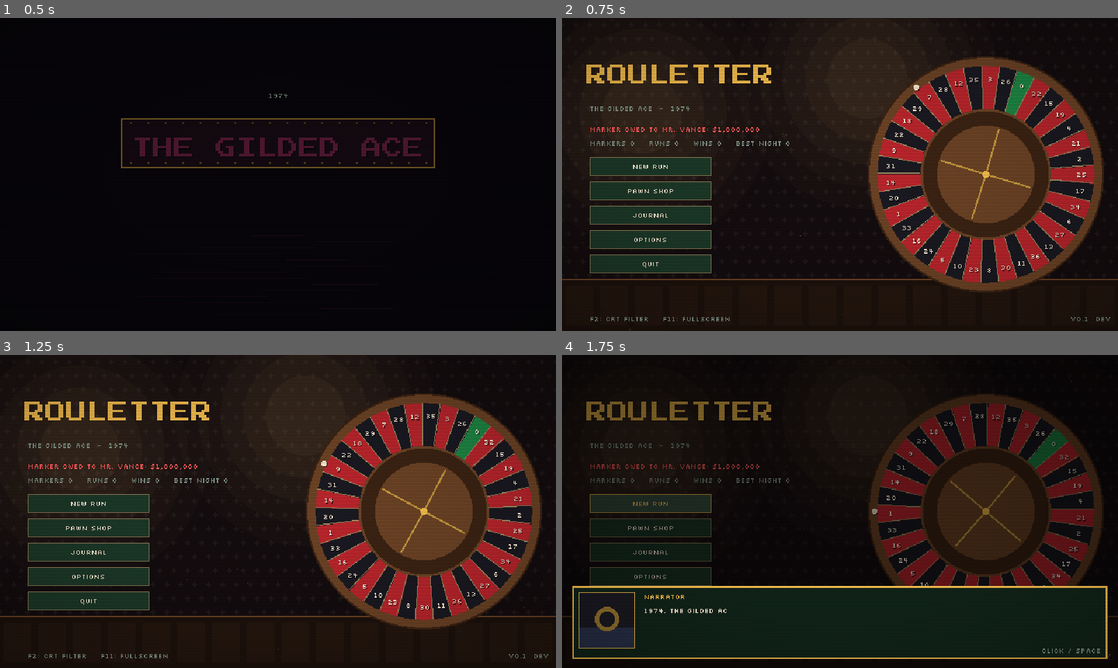
Above: before the commit, frames 1-4 (two rows, left to right).
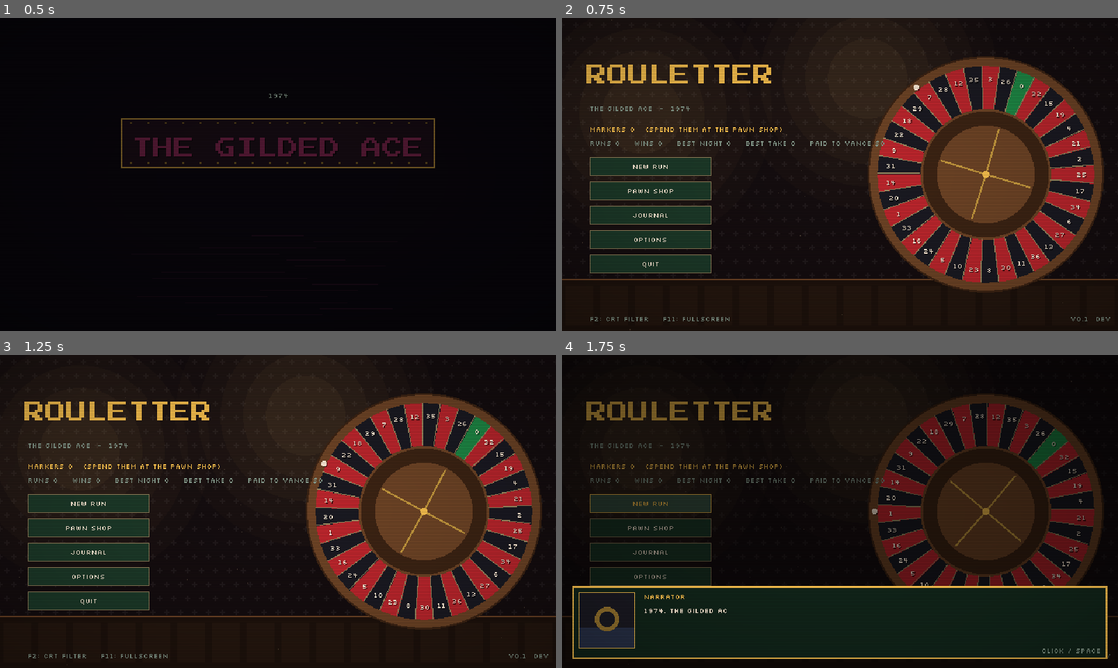
Above: after the commit, the same moments.

Repository: sugnauk/Rouletter
Game: Godot game, scene res://scenes/main.tscn
Same seed, same stepped clock (60 frames per second), same inputs: the game is played once before the commit and once after it.
Inputs (mouse positions are in pixels of both pictures, inside the frame that each line leads up to):
- Up to frame 1 (0.5 s): no input
- Up to frame 2 (0.75 s): tap Enter at 0.5, 0.6 s; click (840, 174) at 0.67 s
- Up to frame 3 (1.25 s): tap Space at 0.77 s
- Up to frame 4 (1.75 s): click "New Run" at 1.25 s

Frame 1 is identical in both runs. In frame 2, 0.5% of the frame differs, in the area x 5-58%, y 34-42%; in frame 3, 0.5%; in frame 4, 0.5%.

Commit message:
Each run is its own marker: HUD shows what's left, loading cards and end screen show what was paid; lifetime debt removed from the title; story beats follow progress
Co-Authored-By: Claude Opus 5.5 <noreply@anthropic.com>
Claude-Session: https://claude.ai/code/session_013q6d3yRkHgTahmnKYGjD8n

Diff:
--- a/core/content.gd
+++ b/core/content.gd
@@ -99,9 +99,10 @@
 const MOMENTUM_STEP := 0.25               ## Momentum: +25% per scoring spin in a row
 
 # --- Meta ------------------------------------------------------------------------------
-const DEBT_START := 1000000
-const ACT2_DEBT := 5000000               ## the Floor Above's marker, opened when Act I is paid
-const DEBT_PER_TAKE := 100               ## each point of Take pays $100 of the marker
+## Every run is one marker owed to Mr. Vance; each table cleared pays its share (weighted by
+## that table's payment). Clearing the last night pays it in full.
+const MARKER_ACT1 := 1000000
+const MARKER_ACT2 := 5000000             ## Act II (and endless) runs carry the Floor Above's marker
 const MARKERS_PER_NIGHT := 1
 const MARKERS_VICTORY := 3
 
--- a/core/profile.gd
+++ b/core/profile.gd
@@ -1,5 +1,6 @@
 extends RefCounted
-## Persistent meta-progression between runs: the debt, Markers, unlocks, story beats.
+## Persistent meta-progression between runs: Markers, unlocks, story beats, stats, options.
+## (The debt itself belongs to each run: see RunState.marker_total.)
 ## Plain data + JSON so tests can round-trip it to any path.
 
 const Content := preload("res://core/content.gd")
@@ -7,14 +8,14 @@
 
 const DEFAULT_PATH := "user://profile.json"
 
-var debt: int = Content.DEBT_START
 var markers: int = 0
 var unlocked: Array = []
 var seen_beats: Array = []
 var runs: int = 0
 var wins: int = 0
 var best_night: int = 0
-var debt2: int = Content.ACT2_DEBT      ## Act II marker (the Floor Above)
+var total_paid: int = 0      ## lifetime dollars paid on markers (a stat)
+var best_take: int = 0       ## best single-run Take (a stat)
 var act2_runs: int = 0
 var act2_wins: int = 0
 ## Player options (Options screen). Missing keys fall back to these defaults.
@@ -67,23 +68,20 @@
 	return false
 
 
-## Act II opens once Act I's marker is paid (or its epilogue has played).
+## Act II opens once you have won an Act I run (paid a marker in full).
 func act2_unlocked() -> bool:
-	return debt <= 0 or "free" in seen_beats
+	return wins > 0 or "free" in seen_beats
 
 
-## Called once when a run ends. Take pays Act I's marker first, then Act II's.
-func record_run(nights_cleared: int, total_take: float, won: bool, acts: int = 1) -> Dictionary:
+## Called once when a run ends. `paid` is how much of that run's marker was paid off.
+func record_run(nights_cleared: int, total_take: float, won: bool, acts: int = 1, paid: int = 0) -> Dictionary:
 	runs += 1
-	if acts == 2:
+	if acts >= 2:
 		act2_runs += 1
 		if won:
 			act2_wins += 1
-	var paid := int(total_take) * Content.DEBT_PER_TAKE
-	var to_first := mini(paid, debt)
-	debt -= to_first
-	if paid > to_first and act2_unlocked():
-		debt2 = maxi(0, debt2 - (paid - to_first))
+	total_paid += paid
+	best_take = maxi(best_take, int(total_take))
 	var earned := nights_cleared * Content.MARKERS_PER_NIGHT + (Content.MARKERS_VICTORY if won else 0)
 	markers += earned
 	if won:
@@ -93,13 +91,12 @@
 
 
 func to_dict() -> Dictionary:
-	return {"debt": debt, "markers": markers, "unlocked": unlocked, "seen_beats": seen_beats,
+	return {"markers": markers, "unlocked": unlocked, "seen_beats": seen_beats,
 		"runs": runs, "wins": wins, "best_night": best_night,
-		"debt2": debt2, "act2_runs": act2_runs, "act2_wins": act2_wins, "settings": settings}
+		"total_paid": total_paid, "best_take": best_take, "act2_runs": act2_runs, "act2_wins": act2_wins, "settings": settings}
 
 
 func from_dict(d: Dictionary) -> void:
-	debt = int(d.get("debt", Content.DEBT_START))
 	markers = int(d.get("markers", 0))
 	unlocked = d.get("unlocked", default_unlocks())
 	for id in default_unlocks():  # new free content added since the save
@@ -109,7 +106,8 @@
 	runs = int(d.get("runs", 0))
 	wins = int(d.get("wins", 0))
 	best_night = int(d.get("best_night", 0))
-	debt2 = int(d.get("debt2", Content.ACT2_DEBT))
+	total_paid = int(d.get("total_paid", 0))
+	best_take = int(d.get("best_take", 0))
 	act2_runs = int(d.get("act2_runs", 0))
 	act2_wins = int(d.get("act2_wins", 0))
 	settings = DEFAULT_SETTINGS.duplicate()
--- a/core/run_state.gd
+++ b/core/run_state.gd
@@ -159,6 +159,38 @@
 		2:
 			return Content.ACT2_NIGHTS
 	return 1 << 30  # endless
+
+
+# --- The run's marker: what you owe Mr. Vance tonight ------------------------------------
+
+func marker_total() -> int:
+	return Content.MARKER_ACT1 if acts == 1 else Content.MARKER_ACT2
+
+
+## Each table's share of the marker is its base payment over the whole run's payments.
+func _marker_weight_total() -> float:
+	var t := 0.0
+	for n in range(mini(nights_total(), Content.ACT2_NIGHTS)):
+		for x in Content.targets_for(n):
+			t += x
+	return t
+
+
+## Dollars paid so far: every table cleared before the current one (all of them on a win).
+func marker_paid() -> int:
+	if phase == Phase.VICTORY:
+		return marker_total()
+	var w := 0.0
+	for n in range(night + 1):
+		var tg: Array = Content.targets_for(n)
+		for i in range(3):
+			if n < night or i < table_idx:
+				w += tg[i]
+	return int(round(marker_total() * w / _marker_weight_total() / 1000.0)) * 1000
+
+
+func marker_left() -> int:
+	return maxi(0, marker_total() - marker_paid())
 
 
 func endless() -> bool:
--- a/core/story.gd
+++ b/core/story.gd
@@ -20,11 +20,12 @@
 ]
 
 ## Between runs, on the end screen. A beat plays once every condition holds:
-##   debt <= `debt`, runs >= `after_runs`, best_night >= `best_night`, wins >= `wins`,
-##   wins <= `max_wins`.
+##   runs >= `after_runs`, best_night >= `best_night`, wins >= `wins`, wins <= `max_wins`,
+##   act2_runs >= `act2_runs`, act2_wins >= `act2_wins`.
+## (Each run is its own marker now, so beats follow your progress, not a lifetime debt.)
 const BEATS := [
-	{"id": "first_night", "title": "The Alley", "debt": 1000000, "after_runs": 1, "lines": [
-		{"speaker": "Narrator", "text": "You wake up in the alley behind the Ace. Your pockets are lighter. The marker isn't."},
+	{"id": "first_night", "title": "The Alley", "after_runs": 1, "lines": [
+		{"speaker": "Narrator", "text": "You wake up in the alley behind the Ace. Your pockets are lighter. Somewhere inside, a fresh marker is already drawn up."},
 		{"speaker": "Mr. Vance", "text": "Back so soon? Good. The vig doesn't sleep either."}]},
 	{"id": "first_enforcer", "title": "Lucky Lou", "best_night": 1, "lines": [
 		{"speaker": "Lucky Lou", "text": "You walked away from one of Vance's people. Nobody walks away. They limp, at best."},
@@ -33,7 +34,7 @@
 	{"id": "regular", "title": "A Regular", "after_runs": 3, "lines": [
 		{"speaker": "Dolores", "text": "Cigarettes, cigars... you again? Third night running. You're practically furniture."},
 		{"speaker": "Dolores", "text": "Word of advice, sugar. Vance doesn't mind losers. He minds people who stop coming back."}]},
-	{"id": "nine_hundred", "title": "He Prints the Felt", "debt": 900000, "lines": [
+	{"id": "nine_hundred", "title": "He Prints the Felt", "after_runs": 2, "lines": [
 		{"speaker": "Dolores", "text": "You're the one paying Vance in chips? Folks say he never rigs a wheel."},
 		{"speaker": "Dolores", "text": "He doesn't need to. He prints the felt."}]},
 	{"id": "first_win", "title": "A Full Night", "wins": 1, "lines": [
@@ -44,19 +45,19 @@
 		{"speaker": "Big Sal", "text": "Six nights and you ain't finished one. Boss is starting to talk about you like a lamp."},
 		{"speaker": "Big Sal", "text": "Part of the décor. Lights up, goes out. Gets plugged back in."},
 		{"speaker": "Lucky Lou", "text": "Don't listen to him. Watch the felt, not the wheel. Build something that pays when you're wrong."}]},
-	{"id": "three_quarters", "title": "Fifth Street", "debt": 750000, "lines": [
+	{"id": "three_quarters", "title": "Fifth Street", "best_night": 2, "lines": [
 		{"speaker": "Abe", "text": "I've been saving the good stock for you. Don't tell the others. I tell all the others that."},
-		{"speaker": "Mr. Vance", "text": "Three quarters. You're becoming expensive to keep around."}]},
-	{"id": "half", "title": "Upstairs", "debt": 500000, "lines": [
-		{"speaker": "Big Sal", "text": "Half paid. Vance is moving you upstairs. Nobody comes back from upstairs."},
+		{"speaker": "Mr. Vance", "text": "Three nights deep. You're becoming expensive to keep around."}]},
+	{"id": "half", "title": "Upstairs", "best_night": 3, "lines": [
+		{"speaker": "Big Sal", "text": "Four nights at his tables. Vance is talking about moving you upstairs. Nobody comes back from upstairs."},
 		{"speaker": "Narrator", "text": "Above the casino floor, a private room. Its wheel has no numbers you recognise."}]},
-	{"id": "lou_out", "title": "Almost Even", "debt": 400000, "lines": [
+	{"id": "lou_out", "title": "Almost Even", "after_runs": 8, "lines": [
 		{"speaker": "Dolores", "text": "Lou's gone. Paid off his marker last night, every cent. Walked out the front door."},
 		{"speaker": "Dolores", "text": "Then he walked right back in. Said the street felt too quiet."},
 		{"speaker": "Lucky Lou", "text": "Almost even was a good place, kid. You can see both doors from there."}]},
-	{"id": "quarter", "title": "Patience", "debt": 250000, "lines": [
+	{"id": "quarter", "title": "Patience", "after_runs": 12, "lines": [
 		{"speaker": "Mr. Vance", "text": "You know what the house edge really is? Patience. Mine is running out."}]},
-	{"id": "free", "title": "Act I: Paid in Full", "debt": 0, "lines": [
+	{"id": "free", "title": "Act I: Paid in Full", "wins": 1, "lines": [
 		{"speaker": "Narrator", "text": "The last chip crosses the felt. The cashier counts twice. Then a third time, for Vance."},
 		{"speaker": "Mr. Vance", "text": "Paid in full. Here's your marker back. Frame it. Most people only see theirs on a tombstone."},
 		{"speaker": "Dolores", "text": "You're free, sugar. You know what free people do at four in the morning?"},
@@ -71,10 +72,10 @@
 		{"speaker": "Mr. Vance", "text": "Nobody has beaten me at my own table since 1959. I want you to know I remember his name."},
 		{"speaker": "Mr. Vance", "text": "I'm going to remember yours too. That isn't a compliment."},
 		{"speaker": "Dolores", "text": "He poured you a drink. He doesn't pour drinks. I've worked here eleven years."}]},
-	{"id": "act2_half", "title": "Half the Floor", "debt2": 2500000, "lines": [
+	{"id": "act2_half", "title": "Half the Floor", "act2_runs": 3, "lines": [
 		{"speaker": "Lucky Lou", "text": "They let me up here once. I lasted four spins. You're making it look like a job."},
 		{"speaker": "Lucky Lou", "text": "Careful. In this building, when it looks like a job, it usually is one."}]},
-	{"id": "act2_free", "title": "Act II: The House", "debt2": 0, "lines": [
+	{"id": "act2_free", "title": "Act II: The House", "act2_wins": 2, "lines": [
 		{"speaker": "Narrator", "text": "The second marker burns in an ashtray on Vance's desk. He watches it the whole way down."},
 		{"speaker": "Mr. Vance", "text": "You know what you are now? You're the house. Everyone who sits at that wheel is playing against you."},
 		{"speaker": "Mr. Vance", "text": "The wheel is honest. I insisted on it. Now you get to find out why."},
@@ -163,8 +164,6 @@
 
 
 static func _holds(b: Dictionary, profile) -> bool:
-	if profile.debt > b.get("debt", 1 << 40):
-		return false
 	if profile.runs < b.get("after_runs", 1):
 		return false
 	if profile.best_night < b.get("best_night", 0):
@@ -172,8 +171,6 @@
 	if profile.wins < b.get("wins", 0):
 		return false
 	if b.has("max_wins") and profile.wins > b.max_wins:
-		return false
-	if profile.debt2 > b.get("debt2", 1 << 40):
 		return false
 	if profile.act2_wins < b.get("act2_wins", 0):
 		return false
--- a/scenes/main.gd
+++ b/scenes/main.gd
@@ -170,6 +170,8 @@
 		return ["NIGHT %d" % (run.night + 1), "%s  -  %s" % [e.name, e.desc], P.DANGER if not e.get("final", false) else P.GOLD]
 	if run.upstairs() and run.table_idx == 0:
 		return ["NIGHT %d" % (run.night + 1), "The Floor Above  -  %s  -  pay %d" % [run.table_name(), run.table.target], P.VIOLET]
+	if run.table_idx == 0:
+		return ["NIGHT %d" % (run.night + 1), "%s table  -  pay %d  -  marker $%s left" % [run.table_name(), run.table.target, P.money(run.marker_left())], P.GOLD]
 	return ["NIGHT %d" % (run.night + 1), "%s table  -  pay %d" % [run.table_name(), run.table.target], P.GOLD]
 
 
@@ -235,9 +237,10 @@
 
 func _on_run_ended(won: bool) -> void:
 	delete_saved_run()
-	var res: Dictionary = profile.record_run(run.nights_cleared, run.total_take, won, run.acts)
+	var paid: int = run.marker_paid()
+	var res: Dictionary = profile.record_run(run.nights_cleared, run.total_take, won, run.acts, paid)
 	last_summary = {"won": won, "take": run.total_take, "nights": run.nights_cleared,
-		"paid": res.paid, "markers": res.markers}
+		"paid": paid, "marker": run.marker_total(), "markers": res.markers}
 	save_profile()
 
 
--- a/scenes/screens/end_screen.gd
+++ b/scenes/screens/end_screen.gd
@@ -1,5 +1,5 @@
 extends Control
-## Run summary: what the night paid toward the marker, Markers earned, then any story beats.
+## Run summary: how much of the run's marker was paid, Markers earned, then any story beats.
 
 const P := preload("res://scenes/ui/palette.gd")
 const Story := preload("res://core/story.gd")
@@ -31,14 +31,14 @@
 	title_lbl.text = ("THE OWNER FALLS" if main.run.acts == 2 else "PAID IN FULL") if won else "THE HOUSE COLLECTS"
 	title_lbl.add_theme_color_override("font_color", P.GOLD if won else P.DANGER)
 	msg_lbl.text = main.run.message
-	stats_lbl.text = "\n".join(["Wheel", "Nights cleared", "Total Take", "Paid on marker", "Markers earned", "Still owed"])
+	stats_lbl.text = "\n".join(["Wheel", "Nights cleared", "Total Take", "Marker paid", "Left unpaid", "Markers earned"])
 	values_lbl.text = "\n".join([
 		main.run.felt.board.def.name,
 		("%d (endless)" % s.get("nights", 0)) if main.run.endless() else "%d / %d" % [s.get("nights", 0), main.run.nights_total()],
 		str(int(s.get("take", 0.0))),
-		"$" + P.money(s.get("paid", 0)),
+		"$%s of $%s" % [P.money(s.get("paid", 0)), P.money(s.get("marker", 0))],
+		"$" + P.money(maxi(0, s.get("marker", 0) - s.get("paid", 0))),
 		"%d   (now %d)" % [s.get("markers", 0), main.profile.markers],
-		"$" + P.money(main.profile.debt) + ("   (Act II: $%s)" % P.money(main.profile.debt2) if main.profile.act2_unlocked() else ""),
 	])
 
 
--- a/scenes/screens/table_screen.gd
+++ b/scenes/screens/table_screen.gd
@@ -344,10 +344,18 @@
 	Art.text(c, font, Vector2(168 - font.get_string_size("%d%%" % int(round(chance * 100)), HORIZONTAL_ALIGNMENT_LEFT, -1, 8).x, 8), "%d%%" % int(round(chance * 100)), 8, col)
 	Art.text(c, font, Vector2(4, 32), "TAKE/SPIN", 8, P.DIM)
 	Art.text(c, font, Vector2(84, 32), "%.1f" % take_per_spin, 8, P.CREAM)
+	# Tonight's marker: what's still owed to Mr. Vance across the whole run.
+	var mt: int = run.marker_total()
+	var mp: int = run.marker_paid()
+	Art.text(c, font, Vector2(4, 46), "MARKER", 8, P.DIM)
+	var owed := "$%s LEFT" % P.money(maxi(0, mt - mp)) if mp < mt else "PAID"
+	Art.text(c, font, Vector2(168 - font.get_string_size(owed, HORIZONTAL_ALIGNMENT_LEFT, -1, 8).x, 46), owed, 8, P.DANGER.lerp(P.GOLD, clampf(float(mp) / mt, 0.0, 1.0)))
+	c.draw_rect(Rect2(4, 49, 168, 4), P.BLACK)
+	c.draw_rect(Rect2(5, 50, floor(166.0 * clampf(float(mp) / mt, 0.0, 1.0)), 2), P.GOLD)
 	# The stack as a physical tower of chips.
 	var stack: int = run.table.stack
-	Art.text(c, font, Vector2(4, 50), "STACK", 8, P.DIM)
-	Art.text(c, P.title_font(), Vector2(4, 66), "%d" % stack, 8, P.CREAM)
+	Art.text(c, font, Vector2(4, 66), "STACK", 8, P.DIM)
+	Art.text(c, P.title_font(), Vector2(4, 82), "%d" % stack, 8, P.CREAM)
 	# Break the stack into casino denominations (blue 10, red 5, white 1), at most 10 chips per tower.
 	var counts := {10: stack / 10, 5: (stack % 10) / 5, 1: stack % 5}
 	var ti := 0
@@ -356,7 +364,7 @@
 		while left > 0 and ti < 6:
 			var in_tower := mini(10, left)
 			for j in range(in_tower):
-				Art.chip(c, Vector2(56 + ti * 19, 112 - j * 3), 7.0, Art.denom_color(d))
+				Art.chip(c, Vector2(56 + ti * 19, 114 - j * 3), 7.0, Art.denom_color(d))
 			left -= in_tower
 			ti += 1
 	if stack == 0:
--- a/scenes/screens/title_screen.gd
+++ b/scenes/screens/title_screen.gd
@@ -19,7 +19,7 @@
 	add_child(wheel)
 	P.place(P.label(self, "ROULETTER", P.FONT_HUGE, P.GOLD), Vector2(28, 54))
 	P.place(P.label(self, "The Gilded Ace  -  1974", P.FONT, P.DIM), Vector2(32, 98))
-	debt_lbl = P.label(self, "", P.FONT, P.DANGER)
+	debt_lbl = P.label(self, "", P.FONT, P.GOLD)
 	P.place(debt_lbl, Vector2(32, 122))
 	info_lbl = P.label(self, "", P.FONT_SMALL, P.DIM)
 	P.place(info_lbl, Vector2(32, 138))
@@ -41,7 +41,5 @@
 func refresh() -> void:
 	var p = main.profile
 	continue_btn.visible = main.has_saved_run()
-	debt_lbl.text = "Marker owed to Mr. Vance: $%s" % P.money(p.debt)
-	if p.act2_unlocked():
-		debt_lbl.text += "   Floor Above: $%s" % P.money(p.debt2)
-	info_lbl.text = "Markers %d    Runs %d    Wins %d    Best night %d" % [p.markers, p.runs, p.wins, p.best_night]
+	debt_lbl.text = "Markers %d   (spend them at the Pawn Shop)" % p.markers
+	info_lbl.text = "Runs %d    Wins %d    Best night %d    Best Take %d    Paid to Vance $%s" % [p.runs, p.wins, p.best_night, p.best_take, P.money(p.total_paid)]
--- a/tests/run_tests.gd
+++ b/tests/run_tests.gd
@@ -23,7 +23,7 @@
 		"test_link", "test_pinned_sector", "test_croupier", "test_ledger", "test_compounding_mint_respin",
 		"test_collector", "test_wildcard_zero", "test_en_prison", "test_red_streak", "test_hot_hand",
 		"test_signature", "test_thirteen", "test_enforcers", "test_resolver_is_pure", "test_odds",
-		"test_run_table_flow", "test_rebet_and_clear", "test_pit_boss", "test_loan_shark_and_fence", "test_inside_content", "test_act2", "test_dealer_and_endless", "test_run_save", "test_shop", "test_lose_and_bust", "test_rent_control_target",
+		"test_run_table_flow", "test_rebet_and_clear", "test_pit_boss", "test_loan_shark_and_fence", "test_inside_content", "test_act2", "test_dealer_and_endless", "test_run_save", "test_run_marker", "test_shop", "test_lose_and_bust", "test_rent_control_target",
 		"test_full_run_victory", "test_seeded_reproducible", "test_profile", "test_story_beats", "test_sfx_synth",
 	]:
 		call(t)
@@ -469,12 +469,11 @@
 	var st: int = v.table.stack
 	v.spin(5)
 	check(v.table.stack == st - Content.DRAIN_PER_SPIN, "Velvet drains 2 chips a spin")
-	# Profile: Act II opens when Act I's marker is paid; take overflows into the new marker.
+	# Profile: Act II opens after an Act I win.
 	var p = Profile.new()
 	check(not p.act2_unlocked(), "Act II locked at first")
-	p.debt = 1000
-	p.record_run(4, 50.0, true, 1)
-	check(p.debt == 0 and p.act2_unlocked() and p.debt2 == Content.ACT2_DEBT - 4000, "overflow pays the Act II marker")
+	p.record_run(4, 50.0, true, 1, Content.MARKER_ACT1)
+	check(p.act2_unlocked() and p.total_paid == Content.MARKER_ACT1, "winning Act I opens Act II")
 	p.record_run(8, 10.0, true, 2)
 	check(p.act2_runs == 1 and p.act2_wins == 1, "Act II runs counted")
 
@@ -551,6 +550,29 @@
 	check(not RunState.new().load_from(path), "no save, nothing to load")
 
 
+func test_run_marker() -> void:
+	var run = new_run()
+	check(run.marker_total() == Content.MARKER_ACT1 and run.marker_paid() == 0, "a fresh run owes the whole marker")
+	run.place_bet("S17", 1)
+	run.spin(17)
+	var p1: int = run.marker_paid()
+	check(p1 > 0 and p1 < run.marker_total() / 10, "the first table pays a small share")
+	run.leave_shop()
+	run.table.take = run.table.target
+	run.place_bet("S17", 1)
+	run.spin(17)
+	check(run.marker_paid() > p1, "each table pays more")
+	var w = new_run()
+	w.night = 3
+	w.table_idx = 2
+	w._start_table()
+	check(w.marker_paid() < w.marker_total() and w.marker_paid() > w.marker_total() / 2, "the last table is a big share")
+	w.table.take = w.table.target
+	w.place_bet("S17", 1)
+	w.spin(17)
+	check(w.phase == RunState.Phase.VICTORY and w.marker_paid() == w.marker_total() and w.marker_left() == 0, "a win pays the marker in full")
+
+
 func test_shop() -> void:
 	var run = new_run()
 	run.place_bet("S17", 1)
@@ -646,12 +668,12 @@
 	check(p.is_unlocked("european") and p.is_unlocked("french") and not p.is_unlocked("american"), "starter wheels")
 	check(not p.buy_unlock("american"), "can't afford")
 	var res: Dictionary = p.record_run(3, 1234.0, false)
-	check(res.markers == 3 and p.debt == Content.DEBT_START - 1234 * Content.DEBT_PER_TAKE, "run pays debt, earns markers")
+	check(res.markers == 3 and p.best_take == 1234, "run earns markers and records the best Take")
 	check(p.buy_unlock("american") and p.markers == 0, "unlock american")
 	var path := "user://test_profile.json"
 	check(p.save(path), "save")
 	var q = Profile.new()
-	check(q.load_from(path) and q.debt == p.debt and q.is_unlocked("american") and q.runs == 1, "round trip")
+	check(q.load_from(path) and q.best_take == p.best_take and q.is_unlocked("american") and q.runs == 1, "round trip")
 	DirAccess.remove_absolute(ProjectSettings.globalize_path(path))
 	var run = RunState.new()
 	run.start_run(1, "european", Profile.default_unlocks())
@@ -678,19 +700,13 @@
 	check(Story.beats_due(p).is_empty(), "no beats before the first run")
 	p.runs = 1
 	check(Story.beats_due(p).size() == 1, "first-night beat")
-	p.debt = 700000
+	p.seen_beats = ["first_night"]
+	p.best_night = 1
+	p.runs = 3
 	var ids := []
 	for b in Story.beats_due(p):
 		ids.append(b.id)
-	check(ids == ["first_night", "nine_hundred", "three_quarters"], "threshold beats in order")
-	p.debt = 1000000
-	p.seen_beats = ["first_night"]
-	p.best_night = 1
-	p.runs = 3
-	ids = []
-	for b in Story.beats_due(p):
-		ids.append(b.id)
-	check(ids == ["first_enforcer", "regular"], "milestone beats (first Enforcer, third run)")
+	check(ids == ["first_enforcer", "regular", "nine_hundred"], "milestone beats in order (first Enforcer, third run, second run)")
 	p.runs = 6
 	check(Story.beats_due(p).any(func(b): return b.id == "the_fixture"), "six runs without a win")
 	p.wins = 1
Not shown, changed: docs/design.md
